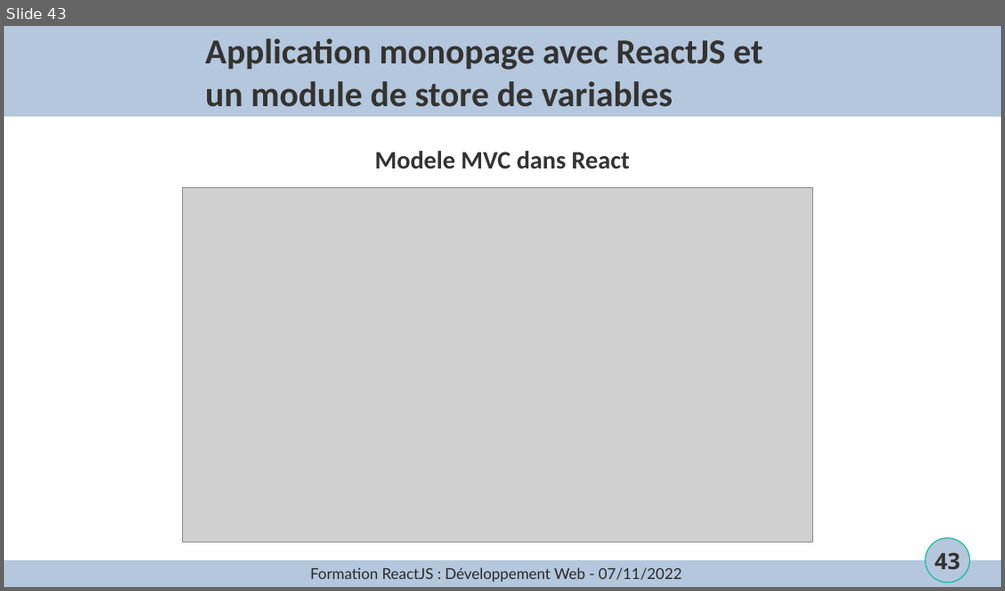
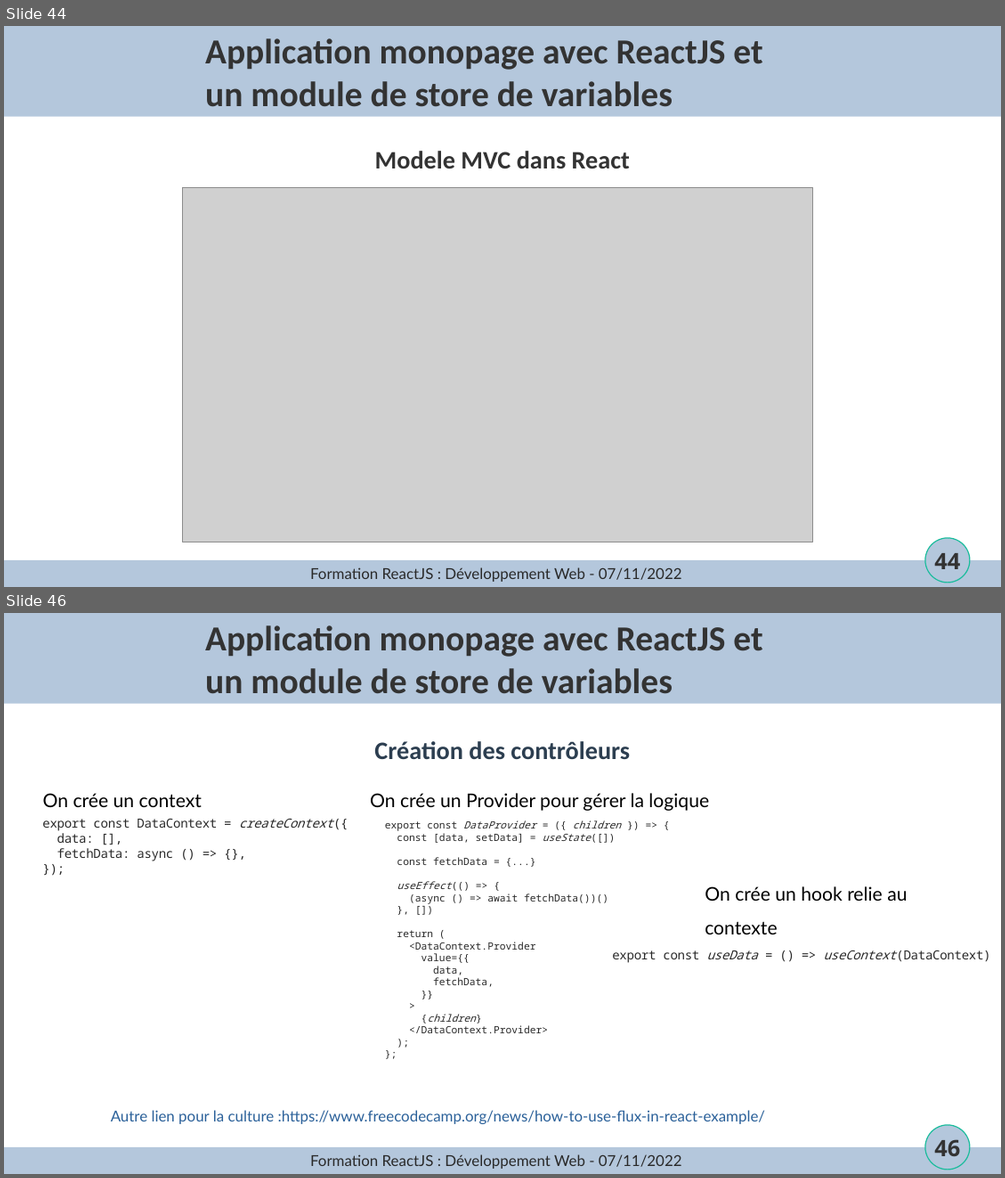
Before and after one commit to joselegitan/formation-react, a slide deck: cours.odp. Shown one above the other, each under a label of ours: slide 43 before the commit, slides 44 and 46 after it; the slides between them are not shown. The pictures are 1005x591 and 1005x1178 pixels, drawn with LibreOffice and Linux fonts; fonts in the diff are those of the drawing; grey boxes stand for pictures; background and template pictures are left out. Boxes give left, top, right and bottom in pixels: in the first picture for what was removed or moved away, otherwise in the second. Text is boxed around its words. In the diff, an @@ line names an element or a change of style, - is before the commit and + after.

```diff
--- a/cours.odp
+++ b/cours.odp
@@ slide 46 added at [4,613,1001,1174], background #FFFFFF; not listed: 4 template elements that a slide beside it also shows @@
@@ title added at [205,625,762,694], 28 pt, text #333333, bold @@
+Application monopage avec ReactJS et
+un module de store de variables
@@ text added at [374,741,630,759], 20 pt, text #2C3E50, bold @@
+Création des contrôleurs
@@ text added at [43,793,709,811], 15 pt, text #000000 @@
+On crée un context On crée un Provider pour gérer la logique
@@ text added at [42,819,333,861], 10 pt, text #292929 @@
+export const DataContext = createContext({
+data: [],
+fetchData: async () => {},
+});
@@ text added at [385,820,621,1033], 8 pt, text #292929 @@
+export const DataProvider = ({ children }) => {
+const [data, setData] = useState([])
+const fetchData = {...}
+useEffect(() => {
+(async () => await fetchData())()
+}, [])
+return (
+<DataContext.Provider
+value={{
+data,
+fetchData,
+}}
+>
+{children}
+</DataContext.Provider>
+);
+};
@@ text added at [704,886,906,934], 15 pt, text #000000 @@
+On crée un hook relie au contexte
@@ text added at [612,950,990,963], 10 pt, text #292929 @@
+export const useData = () => useContext(DataContext)
@@ text added at [111,1110,766,1124], 12 pt, text #2A6099 @@
+Autre lien pour la culture :https://www.freecodecamp.org/news/how-to-use-flux-in-react-example/
@@ text added at [310,1154,682,1168], 12 pt, text #292929 @@
+Formation ReactJS : Développement Web - 07/11/2022
@@ what was slide 43 is now slide 44 @@
@@ page number at [934,553,960,569]: text changed @@
-43
+44
```
Also in this commit, not shown: 4 slides changed, 2 other slides added, 2 slides removed, 4 other files.
